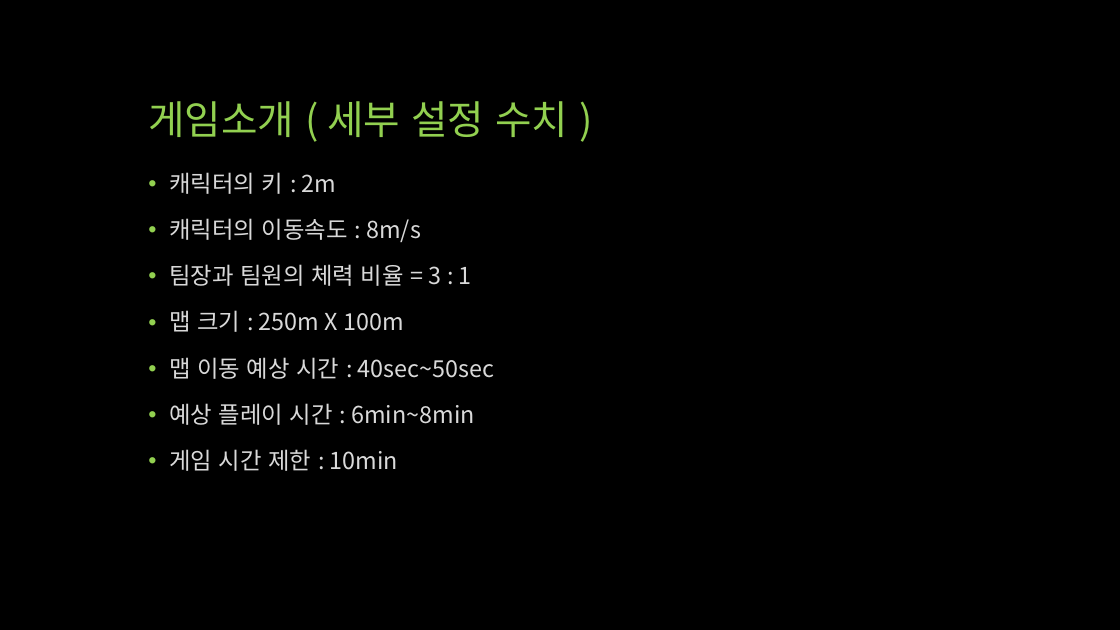
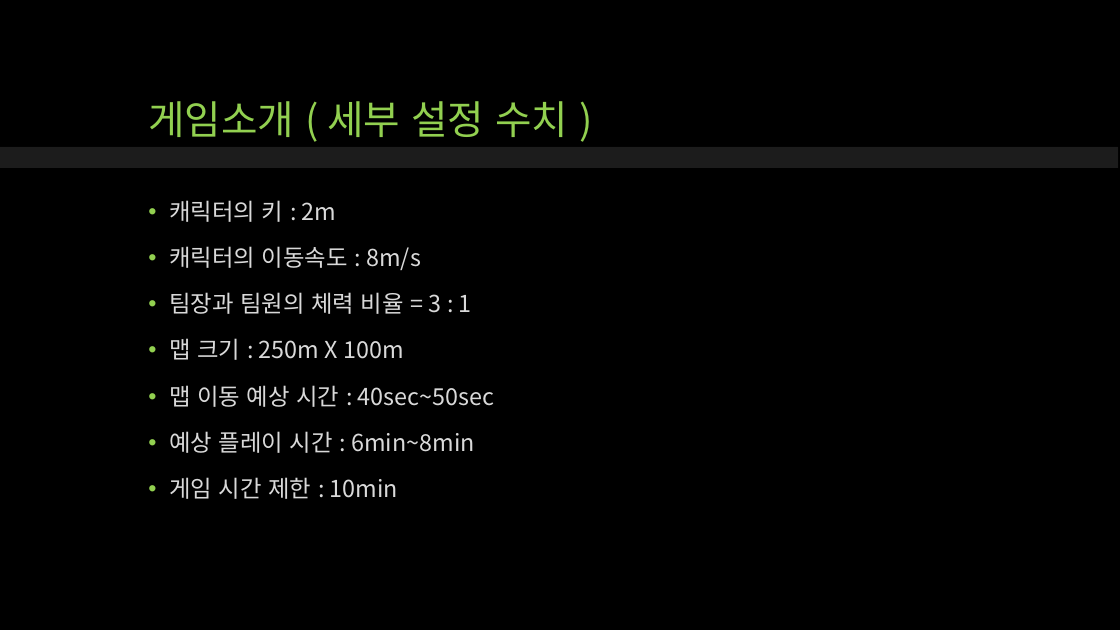
Before and after one commit to qwert830/SP, a slide deck: slide 11 of 기획/UTB (Unknown Team Battle).pptx (slide 7 before the commit). Drawn at 1120x630 pixels with LibreOffice and Linux fonts; fonts in the diff are those of the drawing. Boxes give left, top, right and bottom in pixels: in the first picture for what was removed or moved away, otherwise in the second. Text is boxed around its words. In the diff, an @@ line names an element or a change of style, - is before the commit and + after.

```diff
--- a/기획/UTB (Unknown Team Battle).pptx
+++ b/기획/UTB (Unknown Team Battle).pptx
@@ rectangle added at [0, 147, 1118, 168], fill #262626 at 75% opacity @@
@@ text "캐릭터의 키 : 2m": place and size @@
-text "캐릭터의 키 : 2m" at [169, 172, 494, 471]
+text "캐릭터의 키 : 2m" at [169, 200, 494, 499]
```
Also in this commit, not shown: 12 other slides changed, 1 slide added, 1 slide removed.
